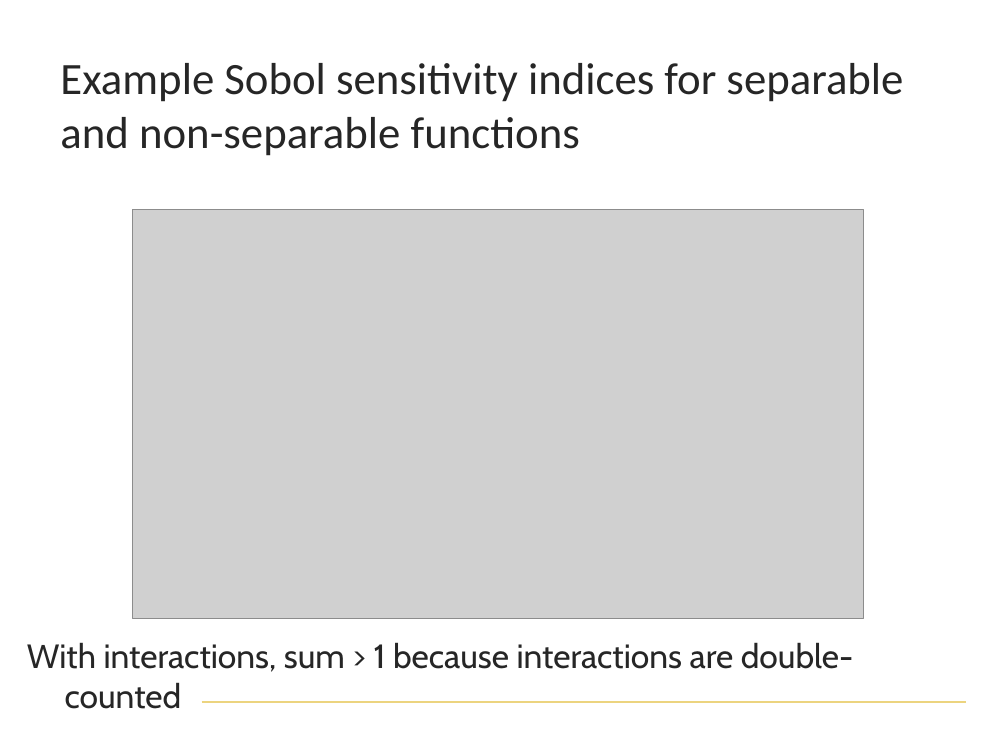
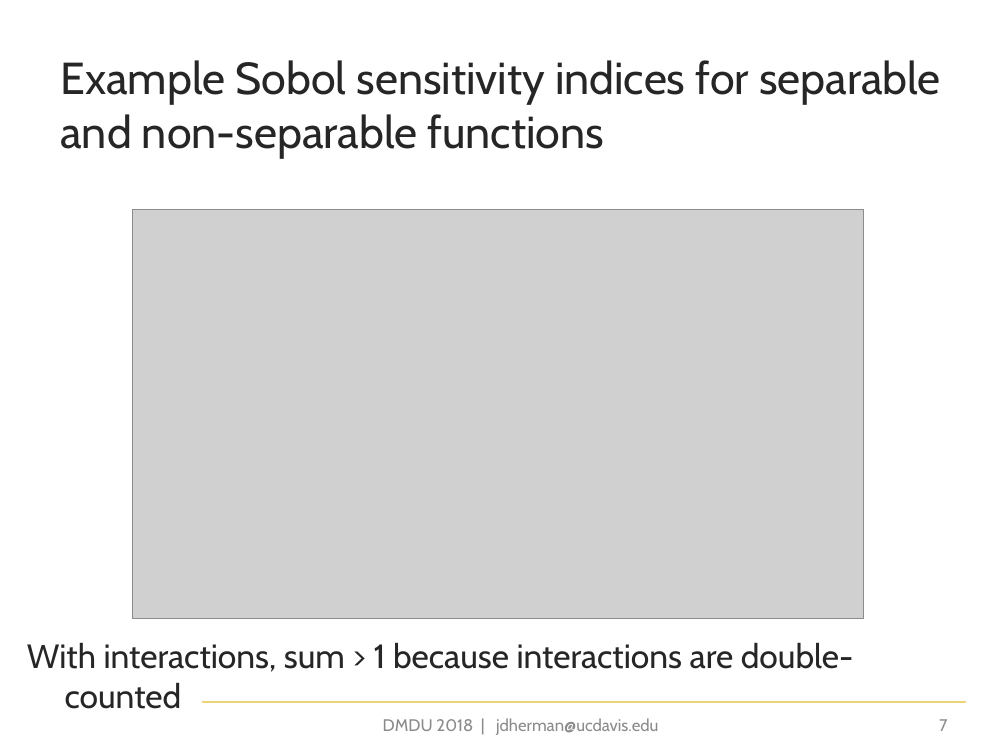
Before and after one commit to jdherman/DMDU-2018-SALib-Tutorial, a slide deck: slide 7 of herman-dmdu-SALib-tutorial.pptx. Drawn at 1008x756 pixels with LibreOffice and Linux fonts; fonts in the diff are those of the drawing; grey boxes stand for pictures; background and template pictures are left out. Boxes give left, top, right and bottom in pixels: in the first picture for what was removed or moved away, otherwise in the second. Text is boxed around its words. In the diff, an @@ line names an element or a change of style, - is before the commit and + after.

Commit message:
small changes

```diff
--- a/herman-dmdu-SALib-tutorial.pptx
+++ b/herman-dmdu-SALib-tutorial.pptx
@@ title "Example Sobol sensitivity indices for ..." at bbox=[60, 60, 941, 158]: font Calibri to Cabin @@
@@ text added at bbox=[383, 718, 658, 735], 12 pt, text #8C8C8C @@
+DMDU 2018 | jdherman@ucdavis.edu
@@ page number added at bbox=[939, 719, 947, 731], 12 pt, text #8C8C8C @@
+7
```
Also in this commit, not shown: 12 other slides changed.
